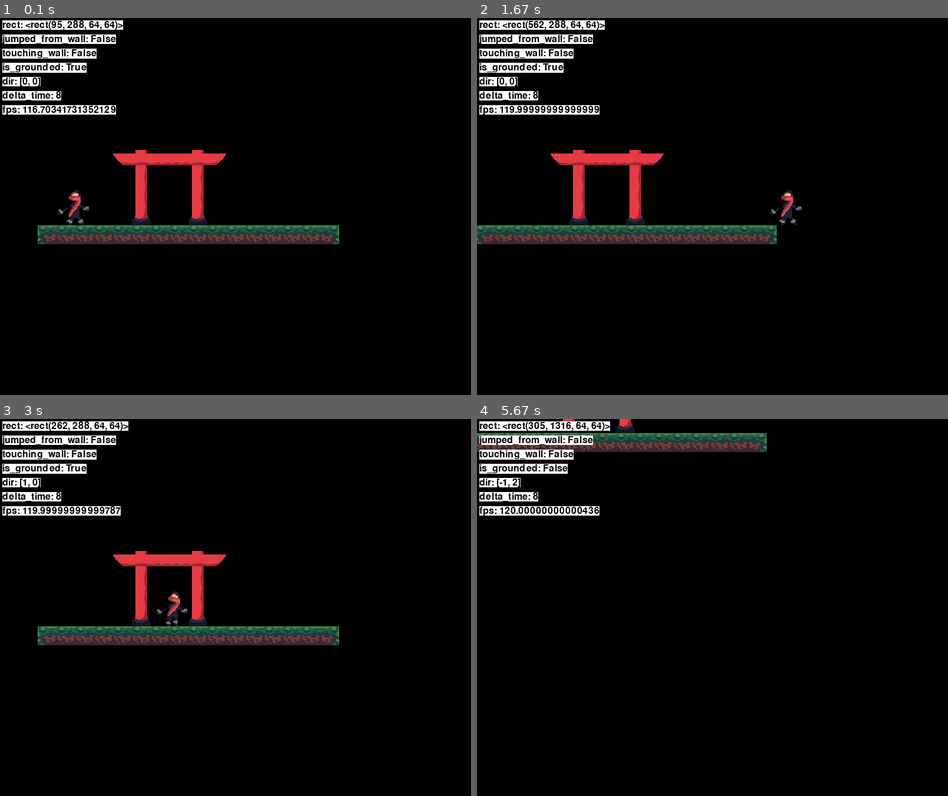
Above: before the commit, frames 1-4 (two rows, left to right).
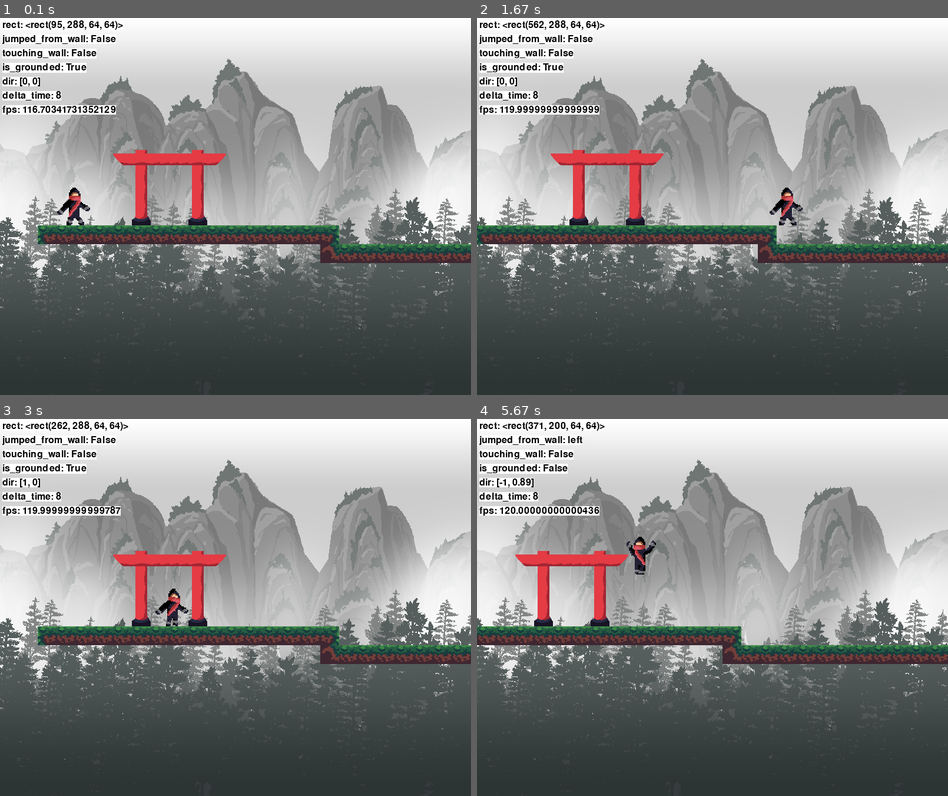
Above: after the commit, the same moments.

Repository: zyxwars/ninja
Game: pygame game, started from main.py
Two runs of this game, one before a commit and one after it. Both use one fixed random seed, a clock stepped at 60 frames per second and the inputs below.
Inputs:
- Up to frame 1 (0.1 s): no input
- Up to frame 2 (1.67 s): tap Space at 0.33, 0.73, 1.03, 1.23, 1.53 s; hold D 0.67-1.13 s; hold D 1.17-1.63 s
- Up to frame 3 (3 s): hold A 1.67-2.2 s; tap Space at 1.73, 2.03, 2.3, 2.6, 2.73 s; hold A 2.23-2.63 s; hold D from 2.67 s (still down)
- Up to frame 4 (5.67 s): tap Space at 3.03, 3.4, 3.7, 3.9, 4.2, 4.4, 4.7, 4.9, 5.2, 5.47 s; release D at 3.3 s; hold A 3.33-3.8 s; hold D 3.83-4.3 s; hold D 4.33-4.8 s; hold A 4.83-5.37 s; hold A from 5.4 s (still down)

The runs differ from the first frame. In frame 1, 92% of the frame differs, in the area x 0-100%, y 0-100%; in frame 2, 91%; in frame 3, 91%; in frame 4, 97%.

Commit message:
Clean up, add scrolling background back

Diff:
--- a/main.py
+++ b/main.py
@@ -4,6 +4,9 @@
 import config
 import game
 from scenes.playable_scene import PlayableScene
+
+
+
 
 
 class Game:
--- a/scenes/map/1.json
+++ b/scenes/map/1.json
@@ -6,7 +6,7 @@
          "data":[0, 0, 0, 0, 0, 0, 0, 0, 0, 0, 0, 0, 0, 0, 0, 0, 0, 0, 0, 0, 0, 0, 0, 0, 0, 0, 0, 0, 0, 0, 0, 0, 0, 0,  …(29907 unchanged characters)…
          "height":100,
          "id":5,
-         "name":"bg",
+         "name":"bg_",
          "opacity":1,
          "type":"tilelayer",
          "visible":true,
@@ -15,7 +15,7 @@
          "y":0
         },
         {
-         "data":[0, 0, 0, 0, 0, 0, 0, 0, 0, 0, 0, 0, 0, 0, 0 …(3584 unchanged characters)…  0, 0, 0, 0, 0, 0, 0, 0, 0, 0, 0, 0, 0, 0, 0, 0, 0, 0, 0, 0, 0, 0, 0, 0, 0, 0, 0, 0, 0, 0, 0, 0, 0, 0, 0, 0, 0, 0, 0, 0, 0, 0, 0, 0, 0, 0, 0, 0, 0, 0, 0, 0, 0, 0, 0, 0, 0, 0, 0, 0, 0, 0, 0, 0, 0, 0, 0, 0, 0, 0, 0, 0, 0, 0, 0, 0, …(26162 unchanged characters)…
+         "data":[0, 0, 0, 0, 0, 0, 0, 0, 0, 0, 0, 0, 0, 0, 0 …(3584 unchanged characters)…  0, 0, 0, 0, 0, 0, 0, 0, 0, 0, 0, 0, 0, 24, 21, 21, 21, 21, 21, 21, 21, 21, 21, 21, 21, 21, 21, 21, 21, 21, 21, 21, 21, 21, 21, 21, 21, 21, 21, 21, 21, 21, 21, 21, 21, 21, 21, 21, 21, 21, 21, 21, 21, 21, 21, 21, 21, 21, 21, 21, 21, 21, 21, 0, 0, 0, 0, 0, 0, 0, 0, 0, 0, 0, 0, 0, …(26162 unchanged characters)…
          "height":100,
          "id":1,
          "name":"terrain",
@@ -30,7 +30,7 @@
          "data":[0, 0, 0, 0, 0, 0, 0, 0, 0, 0, 0, 0, 0, 0, 0, 0, 0, 0, 0, 0, 0, 0, 0, 0, 0, 0, 0, 0, 0, 0, 0, 0, 0, 0,  …(29901 unchanged characters)…
          "height":100,
          "id":4,
-         "name":"fg",
+         "name":"fg_",
          "opacity":1,
          "type":"tilelayer",
          "visible":true,
--- a/scenes/playable_scene.py
+++ b/scenes/playable_scene.py
@@ -1,22 +1,51 @@
 import pygame as pg
 import json
+import math
 
 from sprites.player.player import Player
 import config
 import game
 from utils import debug
+from utils.get_path import get_path
 from utils.sheet_parser import SheetParser
 from sprites.tile import Tile
+from utils import ShiftableGroup
+import utils
+
+
+def make_scrollable(surface: pg.surface.Surface, scale_by_x=True):
+    new_surface = pg.Surface(
+        (surface.get_width() * 2, surface.get_height()), pg.SRCALPHA)
+    new_surface.blit(surface, (0, 0))
+    new_surface.blit(surface, (math.ceil(new_surface.get_width() / 2), 0))
+
+    w = new_surface.get_width()
+    h = new_surface.get_height()
+
+    w_scale = math.ceil(config.SCREEN_WIDTH / (w / 2))
+    h_scale = math.ceil(config.SCREEN_HEIGHT / h)
+
+    scale = w_scale
+    if not scale_by_x:
+        scale = max(w_scale, h_scale)
+
+    return pg.transform.smoothscale(new_surface, (w * scale, h * scale))
 
 
 class PlayableScene:
     def __init__(self, map_path):
-        self.player = pg.sprite.GroupSingle()
-        self.tile_layers = {}
+        self.bg_img = make_scrollable(pg.image.load(
+            get_path(__file__, 'assets/bg.png')))
 
-        self.camera_pos = pg.math.Vector2(
+        self.background = ShiftableGroup()
+        # Collidable with player
+        self.terrain = ShiftableGroup()
+        self.player = None
+        self.foreground = ShiftableGroup()
+
+        self.camera_pos = pg.Vector2(
             config.SCREEN_CENTER[0], config.SCREEN_CENTER[1] + 100)
-        self.shift = pg.math.Vector2(0, 0)
+        self.shift = pg.Vector2(0, 0)
         self.last_player_pos = (0, 0)
 
         self.load_map(map_path)
@@ -41,35 +70,38 @@
                         tile = Tile((x, y),
                                     sheet_parser.load_image(((tile - 1) % 10, (tile - 1) // 10)))
 
-                        if not layer['name'] in self.tile_layers:
-                            self.tile_layers[layer['name']] = pg.sprite.Group()
+                        if 'fg_' in layer['name']:
+                            self.foreground.add(tile)
+                        elif 'bg_' in layer['name']:
+                            self.background.add(tile)
+                        else:
+                            self.terrain.add(tile)
 
-                        self.tile_layers[layer['name']].add(tile)
                 elif layer['type'] == 'objectgroup':
                     if layer['name'] == 'entities':
                         for entity in layer['objects']:
                             if entity['name'] == 'player':
-                                self.player.add(Player(
-                                    (entity['x'], entity['y']), (64, 64)))
+                                self.player = Player(
+                                    (entity['x'], entity['y']), (64, 64))
 
     def update(self, screen_surface):
         screen_surface.fill('black')
+        screen_surface.blit(
+            self.bg_img, (0 + utils.c_mod((self.shift[0] * 0.1), self.bg_img.get_width() / 2), 0))
 
-        for tile in self.tile_layers['bg'].sprites():
-            tile.draw(screen_surface, self.shift)
-        for tile in self.tile_layers['terrain'].sprites():
-            tile.draw(screen_surface, self.shift)
-
+        # Background
+        self.background.draw(screen_surface, self.shift)
+        # Collidable
+        self.terrain.draw(screen_surface, self.shift)
+        # Player
         if self.player:
-            # ".sprite" is needed because the function returns player_pos
-            player_pos = self.player.sprite.update(
-                self.tile_layers['terrain'].sprites())
-            self.player.sprite.draw(screen_surface, self.shift)
+            player_pos = self.player.update(
+                self.terrain.sprites())
+            self.player.draw(screen_surface, self.shift)
         else:
             player_pos = (0, 0)
-
-        for tile in self.tile_layers['fg'].sprites():
-            tile.draw(screen_surface, self.shift)
+        # Foreground
+        self.foreground.draw(screen_surface, self.shift)
 
         # Shift
         self.shift[0] += ((self.camera_pos.x -
--- a/sprites/animated_humanoid.py
+++ b/sprites/animated_humanoid.py
@@ -56,7 +56,7 @@
         elif (self.animation in [self.jump_animation, self.fall_animation] and self.dir.y > 0.5) or self.dir.y > 1:
             self.animation = self.fall_animation
         # Idle
-        elif self.dir == pg.math.Vector2(0, 0):
+        elif self.dir == pg.Vector2(0, 0):
             self.animation = self.idle_animation
 
         # Restart animation  when animation state changes
--- a/sprites/humanoid.py
+++ b/sprites/humanoid.py
@@ -3,15 +3,14 @@
 import config
 import game
 from utils import debug
-from utils.shiftable_sprite import ShiftableSprite
 
 
-class Humanoid(ShiftableSprite):
+class Humanoid(pg.sprite.Sprite):
     def __init__(self, rect):
         super().__init__()
-        self.pos = pg.math.Vector2(rect.x, rect.y)
+        self.pos = pg.Vector2(rect.x, rect.y)
         self.rect = rect
-        self.dir = pg.math.Vector2(0, 0)
+        self.dir = pg.Vector2(0, 0)
         self.speed = config.SPEED
         self.jump_force = config.JUMP_FORCE
         self.gravity = config.GRAVITY
--- a/sprites/player/crosshair.py
+++ b/sprites/player/crosshair.py
@@ -25,8 +25,8 @@
         self.projectiles.draw(surface)
 
     def animate(self, player_pos):
-        distance_vector = pg.math.Vector2(
-            pg.mouse.get_pos()) - pg.math.Vector2(player_pos)
+        distance_vector = pg.Vector2(
+            pg.mouse.get_pos()) - pg.Vector2(player_pos)
         angle = math.degrees(
             math.atan2(-distance_vector.y, distance_vector.x))
 
--- a/sprites/player/player.py
+++ b/sprites/player/player.py
@@ -41,6 +41,10 @@
         debug.debug('touching_wall', self.touching_wall)
         debug.debug('is_grounded', self.is_grounded)
         debug.debug('dir', self.dir)
+
+    def draw(self, screen, shift: pg.Vector2):
+        screen.blit(self.image, (self.rect.x +
+                    int(shift.x), self.rect.y + int(shift.y)))
 
     def update(self, tiles):
         self.debug()
--- a/sprites/player/projectile.py
+++ b/sprites/player/projectile.py
@@ -12,8 +12,8 @@
             __file__, 'assets/shuriken.png')).convert_alpha()
         self.image = pg.transform.scale(self.image, (16, 16))
         self.rect = self.image.get_rect(topleft=player_pos)
-        self.dir = (pg.math.Vector2(
-            mouse_pos) - pg.math.Vector2(player_pos)).normalize()
+        self.dir = (pg.Vector2(
+            mouse_pos) - pg.Vector2(player_pos)).normalize()
         self.speed = config.PLAYER_PROJECTILE_SPEED
 
     def update(self):
--- a/sprites/tile.py
+++ b/sprites/tile.py
@@ -1,9 +1,7 @@
 import pygame as pg
 
-from utils.shiftable_sprite import ShiftableSprite
 
-
-class Tile(ShiftableSprite):
+class Tile(pg.sprite.Sprite):
     def __init__(self, pos, image, *args, **kwargs):
         super().__init__(*args, **kwargs)
         self.image = image
--- a/utils/__init__.py
+++ b/utils/__init__.py
@@ -3,3 +3,4 @@
 from .sheet_parser import SheetParser
 from .filedialog import filedialog
 from .c_mod import c_mod
+from .shiftable_group import ShiftableGroup
--- /dev/null
+++ b/utils/shiftable_group.py
@@ -0,0 +1,12 @@
+from typing import Tuple
+import pygame as pg
+
+
+class ShiftableGroup(pg.sprite.Group):
+    def __init__(self, *args, **kwargs):
+        super().__init__(*args, **kwargs)
+
+    def draw(self, screen, shift: pg.Vector2):
+        for sprite in self.sprites():
+            screen.blit(sprite.image, (sprite.rect.x +
+                        int(shift.x), sprite.rect.y + int(shift.y)))
--- a/utils/shiftable_sprite.py
+++ /dev/null
@@ -1,11 +0,0 @@
-from typing import Tuple
-import pygame as pg
-
-
-class ShiftableSprite(pg.sprite.Sprite):
-    def __init__(self, *args, **kwargs):
-        super().__init__(*args, **kwargs)
-
-    def draw(self, screen, shift: Tuple):
-        screen.blit(self.image, (self.rect.x +
-                    int(shift.x), self.rect.y + int(shift.y)))
Not shown, changed: TODO.md
